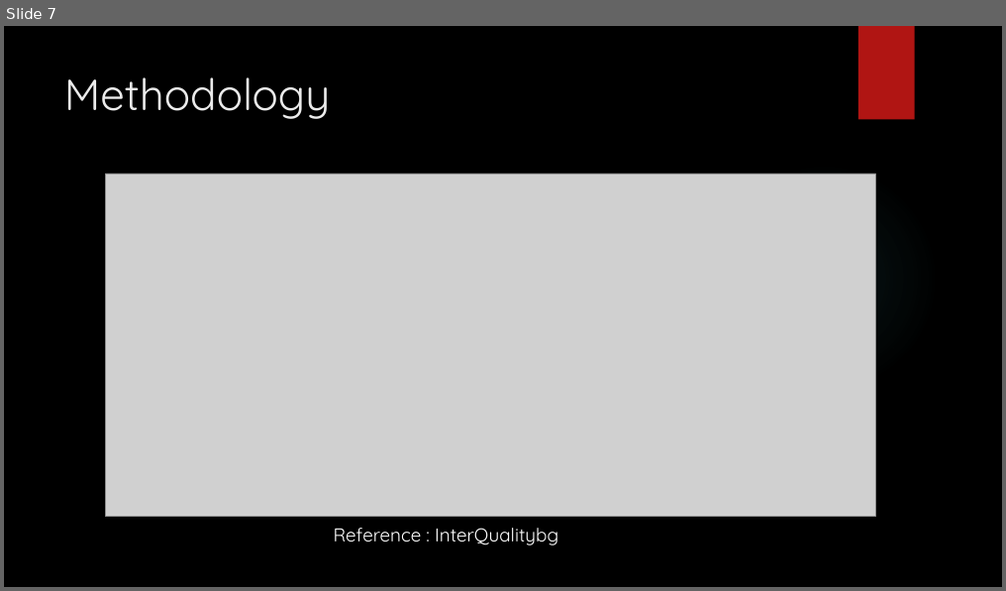
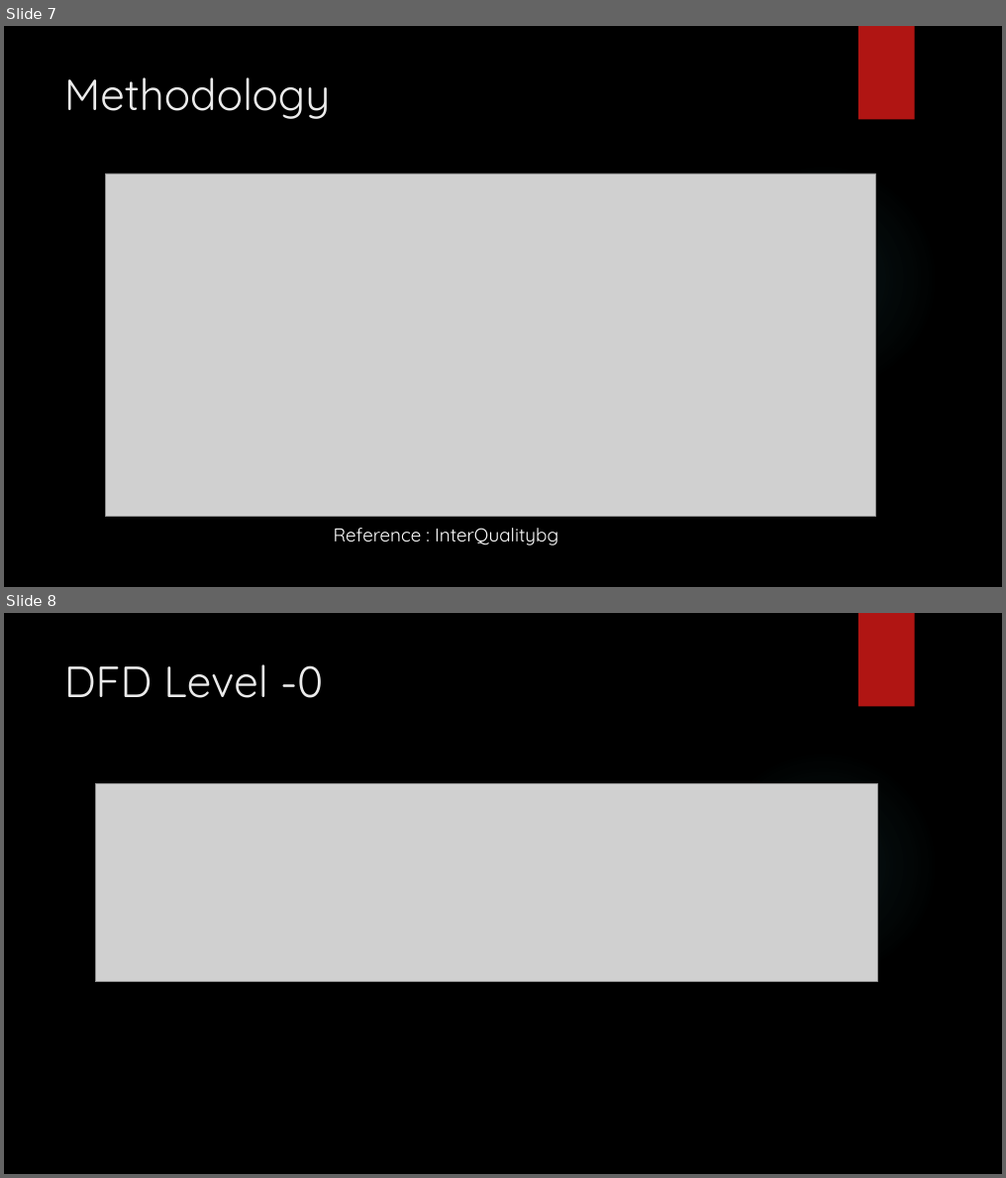
Before and after one commit to suyanthapa/Freelancing-Project, a slide deck: Documentation/Freelancing-Platform.pptx. Shown one above the other, each under a label of ours: slide 7 before the commit, slides 7 and 8 after it. The pictures are 1006x591 and 1006x1178 pixels, drawn with LibreOffice and Linux fonts; fonts in the diff are those of the drawing; grey boxes stand for pictures; background and template pictures are left out. Boxes give left, top, right and bottom in pixels: in the first picture for what was removed or moved away, otherwise in the second. Text is boxed around its words. In the diff, an @@ line names an element or a change of style, - is before the commit and + after.

```diff
--- a/Documentation/Freelancing-Platform.pptx
+++ b/Documentation/Freelancing-Platform.pptx
@@ slide 8 added at box(4, 613, 1002, 1174), background picture (left out); not listed: 2 template elements that a slide beside it also shows @@
@@ title added at box(64, 664, 323, 698), 42 pt, text #EBEBEB @@
+DFD Level -0
@@ picture added at box(95, 783, 877, 983) @@
```
Also in this commit, not shown: 5 other slides added.
